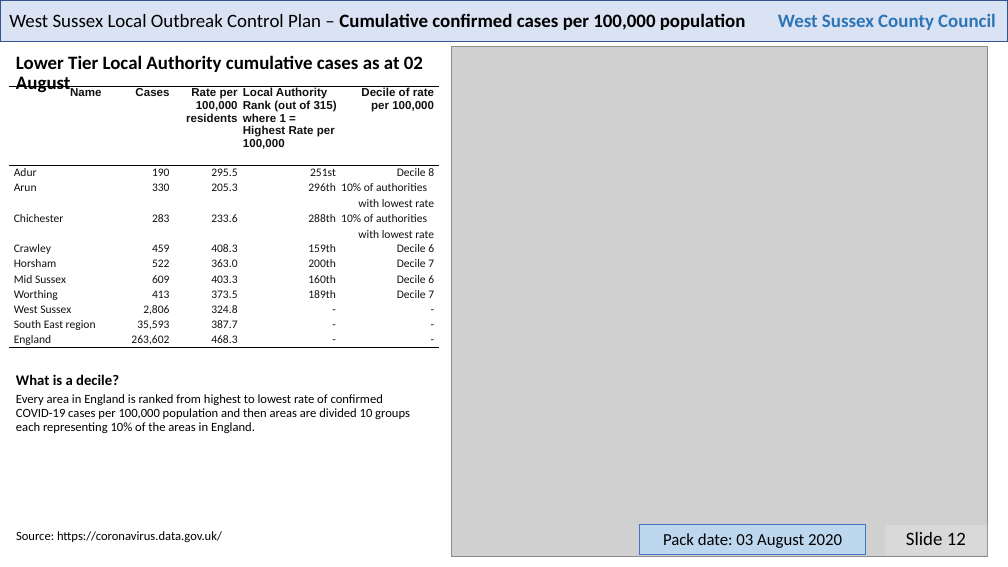
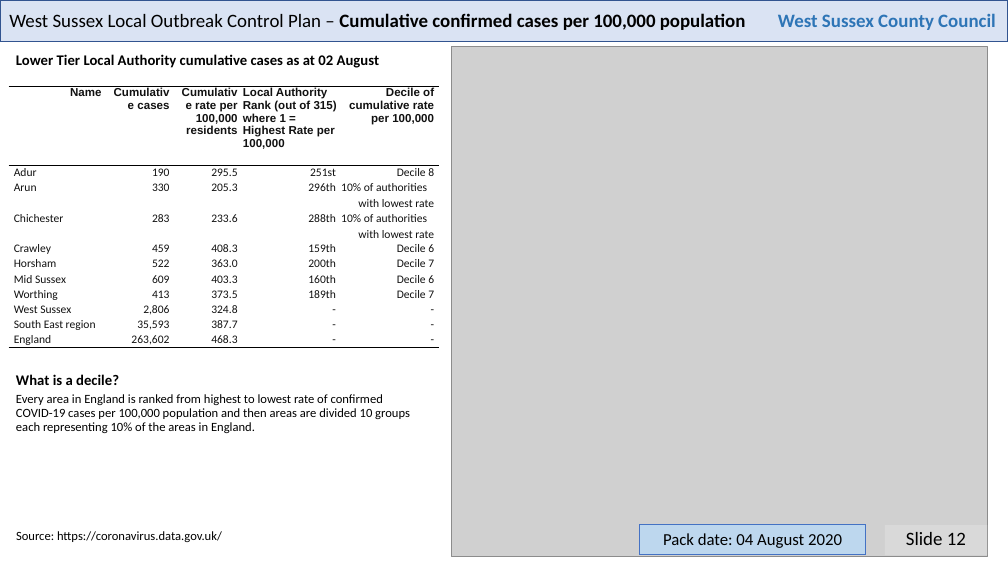
Before and after one commit to psychty/wsx_covid_datapack_public, a slide deck: slide 12 of Latest_West_Sussex_C19_slide_deck.pptx. Drawn at 1008x567 pixels with LibreOffice and Linux fonts; fonts in the diff are those of the drawing; grey boxes stand for pictures. Boxes give left, top, right and bottom in pixels: in the first picture for what was removed or moved away, otherwise in the second. Text is boxed around its words. In the diff, an @@ line names an element or a change of style, - is before the commit and + after.

```diff
--- a/Latest_West_Sussex_C19_slide_deck.pptx
+++ b/Latest_West_Sussex_C19_slide_deck.pptx
@@ text "Lower Tier Local Authority cumulative ..." at [16, 54, 379, 68]: size 18 to 14 pt @@
@@ table at [8, 86, 439, 349] @@
-row 1: Name | Cases | Rate per 100,000 residents | Local Authority Rank (out of 315) where 1 = Highest Rate per 100,000 | Decile of rate per 100,000
+row 1: Name | Cumulative cases | Cumulative rate per 100,000 residents | Local Authority Rank (out of 315) where 1 = Highest Rate per 100,000 | Decile of cumulative rate per 100,000
@@ text in rectangle at [663, 533, 842, 548]: text changed @@
-Pack date: 03 August 2020
+Pack date: 04 August 2020
```
Also in this commit, not shown: 20 other slides changed, 39 other files.
